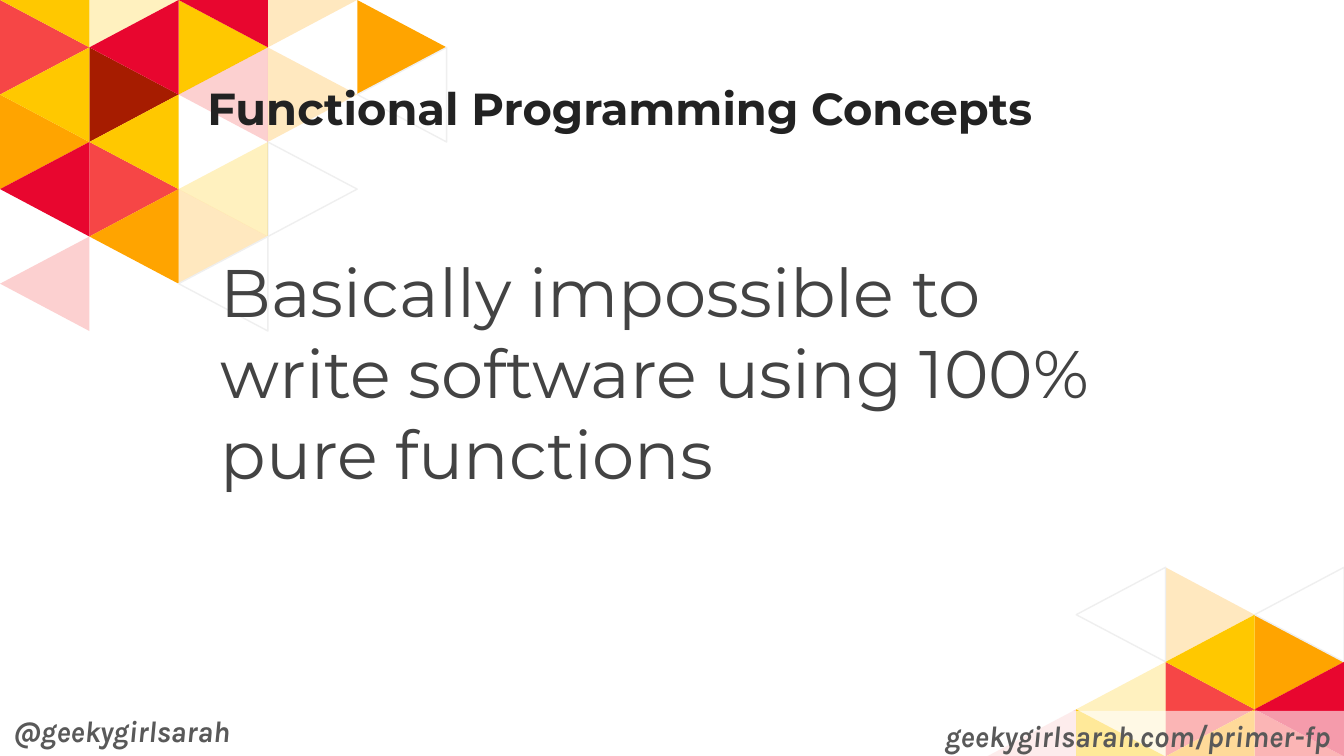
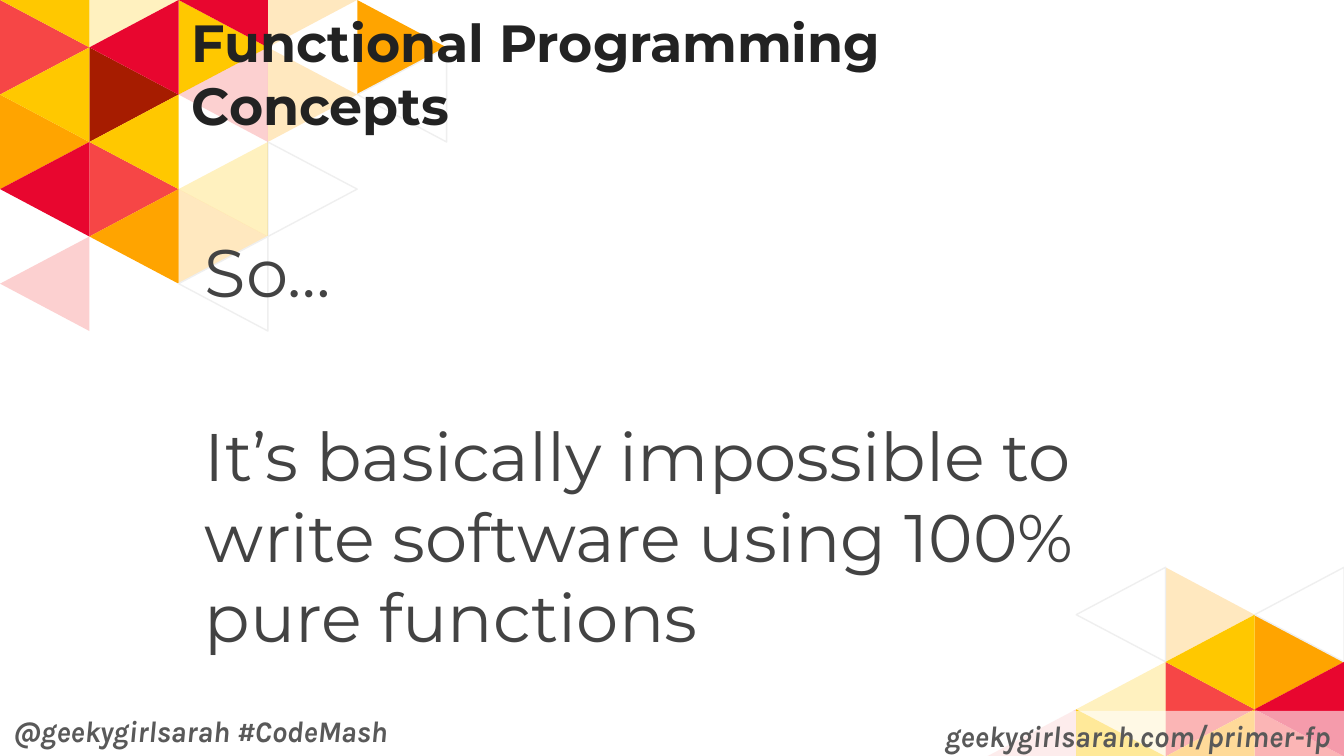
Before and after one commit to geekygirlsarah/talk-a_primer_on_functional_programming, a slide deck: slide 18 of A Primer on Functional Programming.pptx (slide 16 before the commit). Drawn at 1344x756 pixels with LibreOffice and Linux fonts; fonts in the diff are those of the drawing. Boxes give left, top, right and bottom in pixels: in the first picture for what was removed or moved away, otherwise in the second. Text is boxed around its words. In the diff, an @@ line names an element or a change of style, - is before the commit and + after.

Commit message:
Update slides from CodeMash 2019

```diff
--- a/A Primer on Functional Programming.pptx
+++ b/A Primer on Functional Programming.pptx
@@ title "Functional Programming Concepts": place and size @@
-title "Functional Programming Concepts" at [207,82,1032,136]
+title "Functional Programming Concepts" at [192,11,880,137]
@@ title "Functional Programming Concepts" at [192,11,880,137]: size 24 to 28 pt @@
@@ text at [205,232,1073,655]: text changed @@
-Basically impossible to write software using 100% pure functions
+So…
+It’s basically impossible to write software using 100% pure functions
@@ text at [13,721,388,750]: text changed @@
-@geekygirlsarah
+@geekygirlsarah #CodeMash
```
Also in this commit, not shown: 62 other slides changed, 3 slides added, 1 other file.
